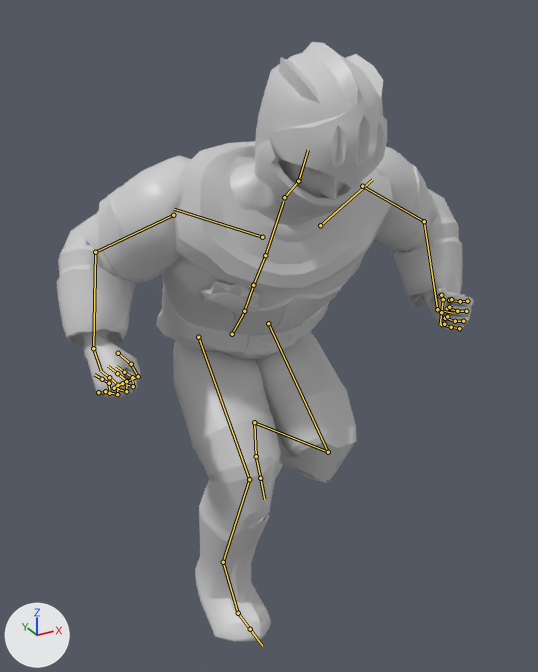
The glTF model assets/models/character/guardian_centurion.glb, before and after one commit.
Both versions are drawn from a camera (50 mm lens) standing at (-0.881, -1.75, 1.723) and looking at (0.034, -0.085, 0.891). The axes (+X, +Y, +Z) are drawn at lower left. The lights are the same throughout. The picture after the commit comes second. Both versions are drawn at frame 12 of the action 'BowRun'; the numbers are the values there. The bones that change, and the others that lie on the model, are drawn over the model as lines.

Objects in the first picture: 'StoneCenturion'.
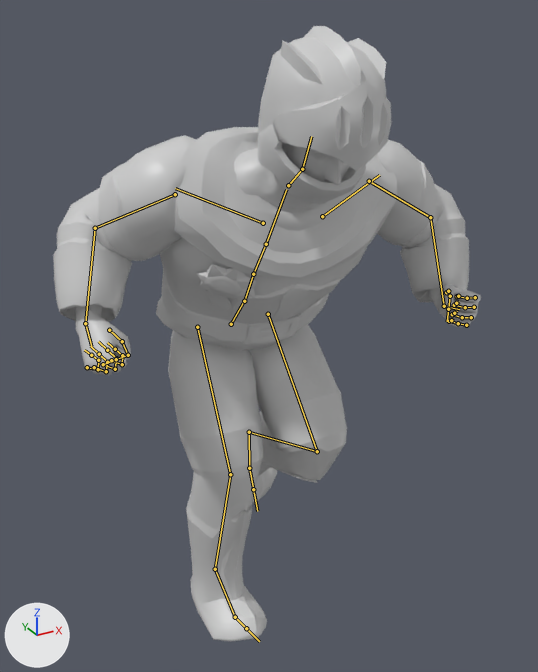
Boxes (x1, y1, x2, y2) around the edits, measured in the pictures (538 x 672 px):
'StoneCenturion', posed: before (56, 42, 474, 642); after (53, 26, 481, 641)
bone 'pelvis', root to tip: before (232, 334) to (243, 313); after (231, 324) to (243, 303)
bone 'spine_02', root to tip: before (253, 285) to (265, 255); after (253, 274) to (266, 244)
bone 'spine_03', root to tip: before (265, 255) to (283, 201); after (266, 244) to (286, 189)
bone 'neck_01', root to tip: before (284, 197) to (298, 181); after (288, 185) to (302, 169)
bone 'Head', root to tip: before (298, 181) to (308, 150); after (302, 169) to (311, 136)
bone 'upperarm_l', root to tip: before (362, 186) to (424, 221); after (369, 181) to (430, 217)
bone 'lowerarm_l', root to tip: before (424, 221) to (437, 309); after (430, 217) to (444, 306)
bone 'thigh_l', root to tip: before (268, 323) to (328, 452); after (268, 314) to (317, 451)
bone 'calf_l', root to tip: before (328, 452) to (254, 422); after (317, 451) to (249, 432)
bone 'foot_l', root to tip: before (254, 422) to (256, 456); after (249, 432) to (249, 468)
bone 'thigh_r', root to tip: before (198, 337) to (249, 479); after (197, 327) to (230, 474)
bone 'calf_r', root to tip: before (249, 479) to (223, 562); after (230, 474) to (215, 569)
bone 'foot_r', root to tip: before (223, 562) to (238, 613); after (215, 569) to (235, 617)
bone 'ball_r', root to tip: before (238, 613) to (250, 629); after (235, 617) to (246, 628)

The edits, one by one:
Bone 'pelvis' (bone_pelvis) moves from (-0.004, -0.108, 0.003) to (-0.006, -0.077, -0.005).
Bone 'spine_02' (bone_spine_02) turns from (13, 0, 4) to (13, -1, 4) degrees about its own x, y and z.
Bone 'spine_03' (bone_spine_03) turns from (13, -1, 1) to (13, -4, 0) degrees about its own x, y and z.
Bone 'neck_01' (bone_neck_01) turns from (-13, -1, -2) to (-13, 2, -2) degrees about its own x, y and z.
Bone 'Head' (bone_head) turns from (-10, 0, -2) to (-12, 2, -2) degrees about its own x, y and z.
Bone 'upperarm_l' (bone_upperarm_l) turns from (23, -2, -28) to (19, -1, -26) degrees about its own x, y and z.
Bone 'lowerarm_l' (bone_lowerarm_l) turns from (66, 21, 0) to (66, 17, 0) degrees about its own x, y and z.
Bone 'thigh_l' (bone_thigh_l) turns from (-75, 0, -1) to (-64, -1, -1) degrees about its own x, y and z.
Bone 'calf_l' (bone_calf_l) turns from (119, 1, 0) to (104, 1, 0) degrees about its own x, y and z.
Bone 'foot_l' (bone_foot_l) turns from (7, 8, -6) to (7, 7, -2) degrees about its own x, y and z.
Bone 'thigh_r' (bone_thigh_r) turns from (-68, 0, -1) to (-49, -1, -1) degrees about its own x, y and z.
Bone 'calf_r' (bone_calf_r) turns from (63, 0, 0) to (37, 0, 0) degrees about its own x, y and z.
Bone 'foot_r' (bone_foot_r) turns from (8, 0, 0) to (-2, 0, -2) degrees about its own x, y and z.
Bone 'ball_r' (bone_ball_r) turns from (28, 0, 0) to (21, 0, 0) degrees about its own x, y and z.
